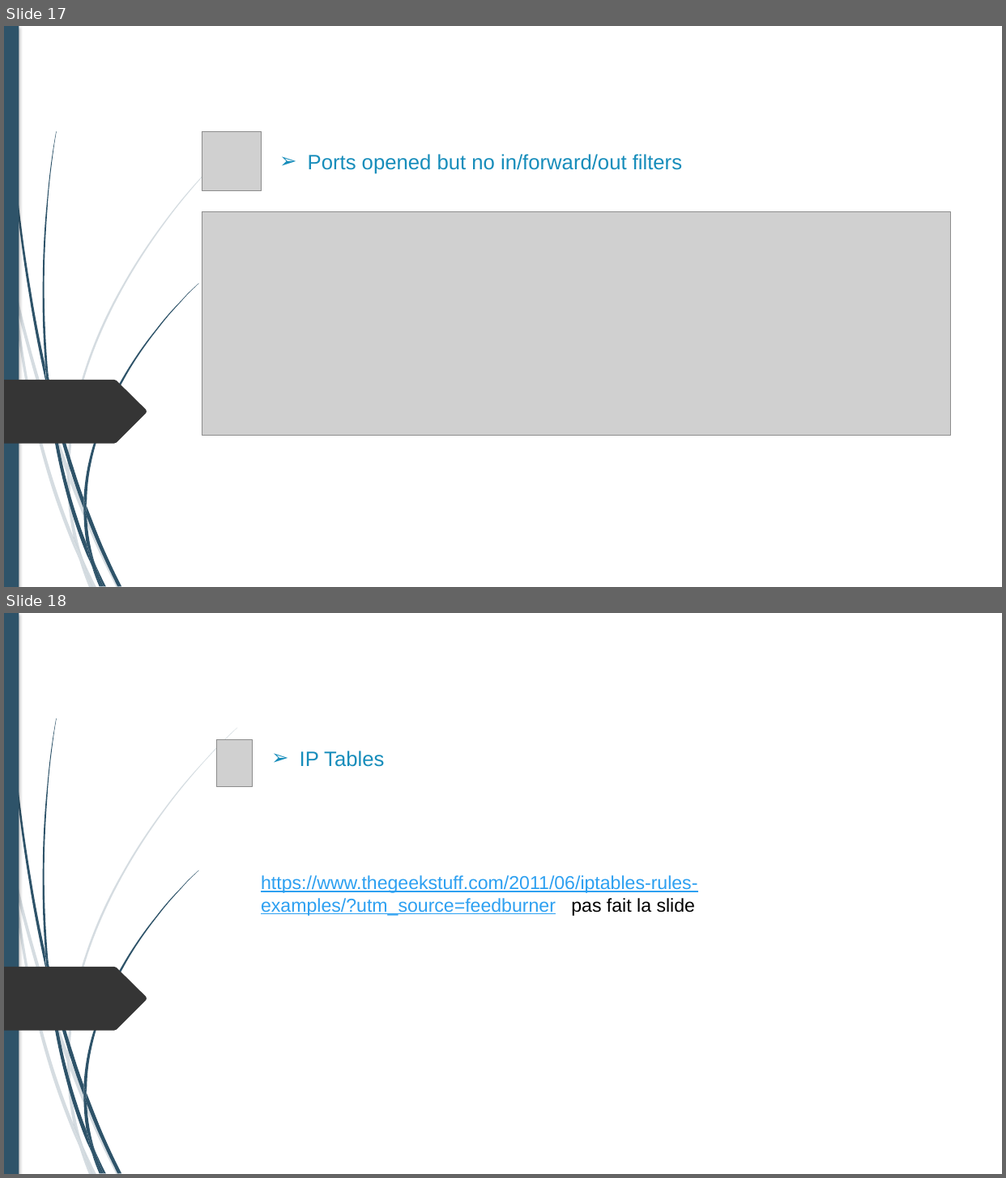
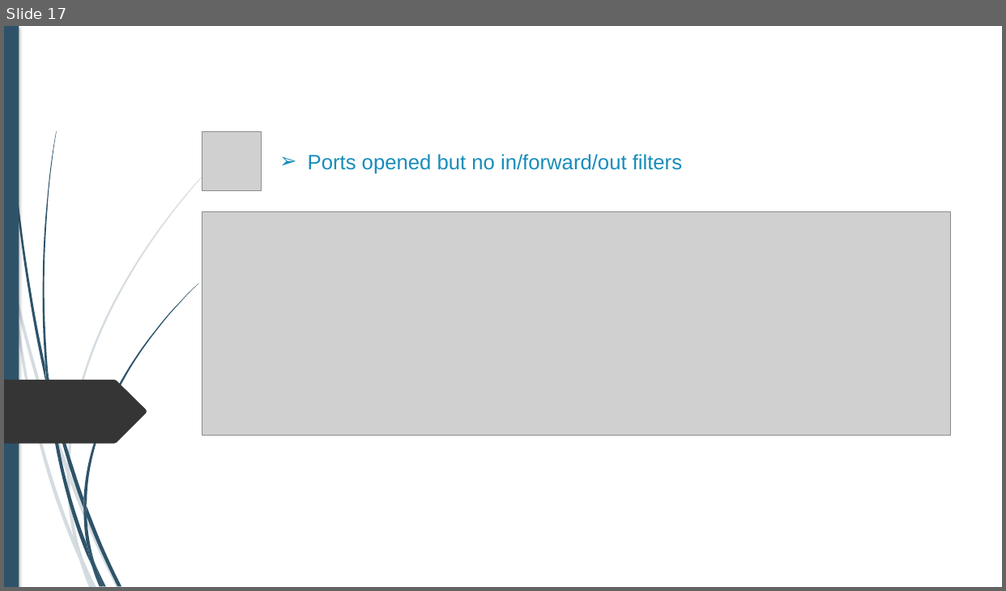
Before and after one commit to alexandreAubois/Secu_linux, a slide deck: Projet-Linux.pptx. Shown one above the other, each under a label of ours: slides 17 and 18 before the commit, slide 17 after it. The pictures are 1006x1178 and 1006x591 pixels, drawn with LibreOffice and Linux fonts; fonts in the diff are those of the drawing; grey boxes stand for pictures; background and template pictures are left out. Boxes give left, top, right and bottom in pixels: in the first picture for what was removed or moved away, otherwise in the second. Text is boxed around its words. In the diff, an @@ line names an element or a change of style, - is before the commit and + after.

```diff
--- a/Projet-Linux.pptx
+++ b/Projet-Linux.pptx
@@ slide 18 removed at box(4, 613, 1002, 1174), background #FFFFFF; not listed: 24 template elements that a slide beside it also shows @@
@@ picture removed at box(216, 739, 253, 786) @@
@@ text removed at box(300, 751, 384, 767) @@
-➢ IP Tables
@@ text removed at box(261, 875, 697, 916) @@
-https://www.thegeekstuff.com/2011/06/iptables-rules-examples/?utm_source=feedburner pas fait la slide
```
Also in this commit, not shown: 1 slide added.
